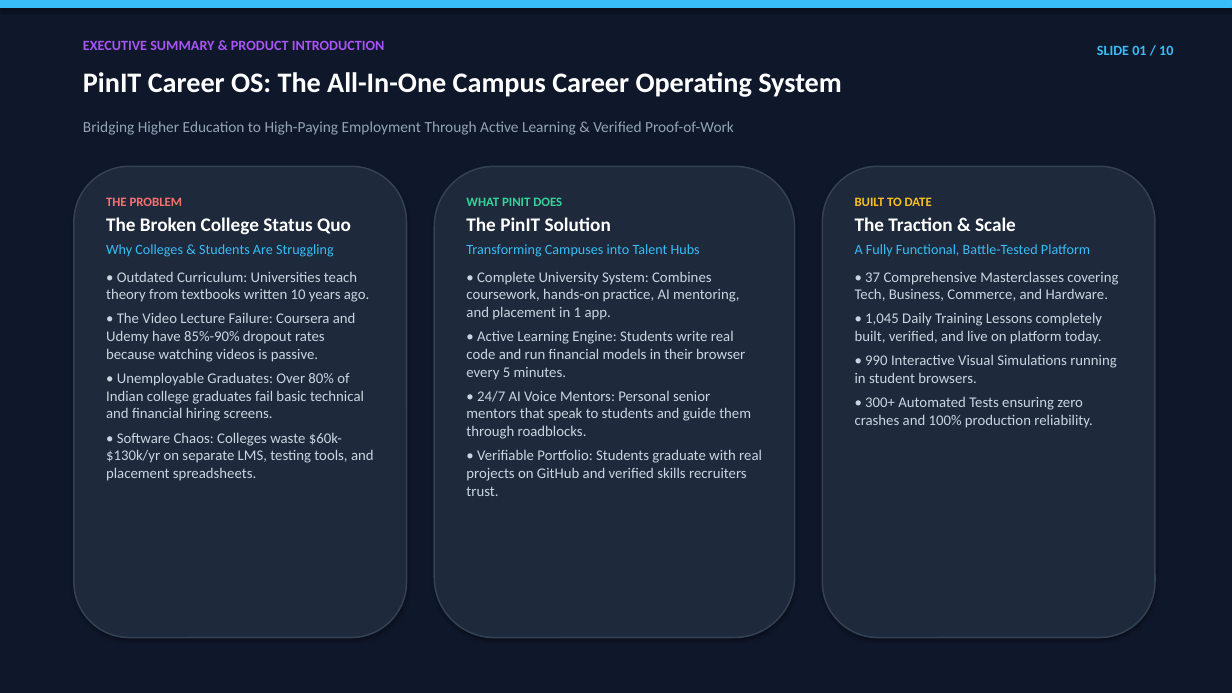
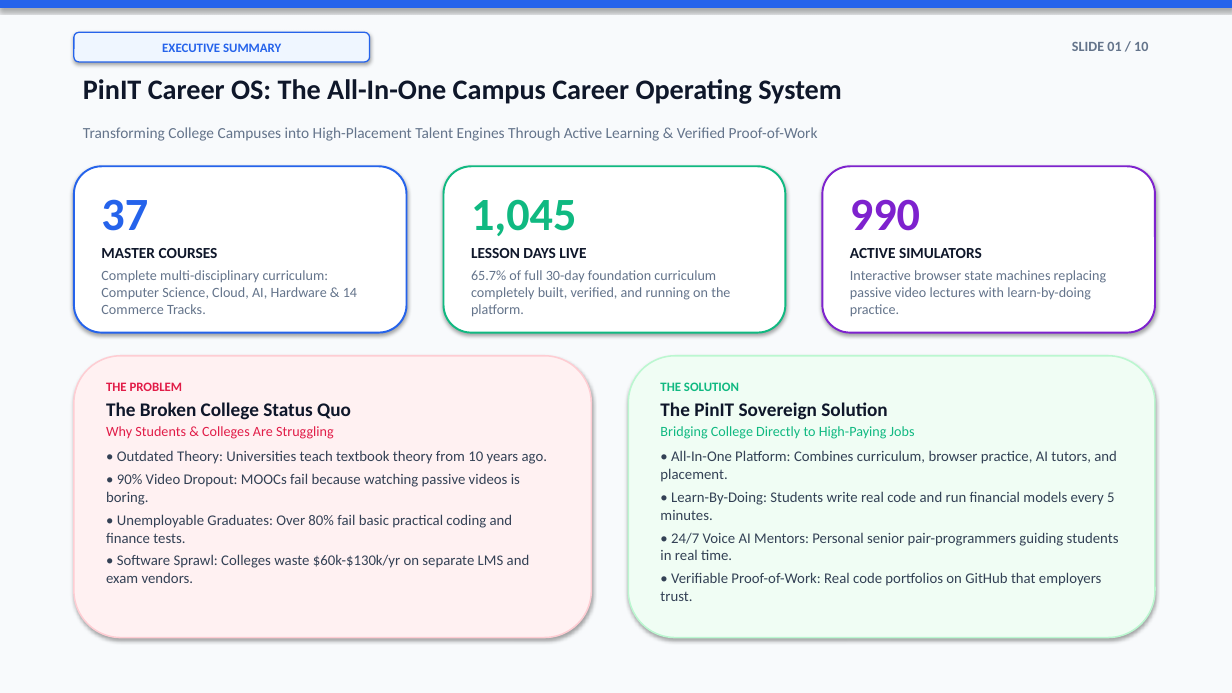
Before and after one commit to Vinay-N-Kashyap/Present-Career-os, a slide deck: slide 1 of docs/PINIT_CURRICULUM_AND_PRODUCT_10_SLIDE_PITCH_DECK.pptx. Drawn at 1232x693 pixels with LibreOffice and Linux fonts; fonts in the diff are those of the drawing. Boxes give left, top, right and bottom in pixels: in the first picture for what was removed or moved away, otherwise in the second. Text is boxed around its words. In the diff, an @@ line names an element or a change of style, - is before the commit and + after.

Commit message:
feat(presentation): redesign pitch deck with executive light theme, big KPI stats, and clean visual cards (TASK-688)

```diff
--- a/docs/PINIT_CURRICULUM_AND_PRODUCT_10_SLIDE_PITCH_DECK.pptx
+++ b/docs/PINIT_CURRICULUM_AND_PRODUCT_10_SLIDE_PITCH_DECK.pptx
@@ rectangle at (0,0,1232,693): fill #0F172A to #F8FAFC; outline #0F172A 0.75 pt to #F8FAFC 0.75 pt @@
@@ rectangle at (0,0,1232,7): fill #38BDF8 to #2563EB; outline #38BDF8 0.75 pt to #2563EB 0.75 pt @@
@@ rounded rectangle added at (74,32,370,62), fill #EFF6FF, outline #2563EB 1 pt, 10 pt, text #2563EB, bold @@
+EXECUTIVE SUMMARY
@@ text removed at (83,40,385,50) @@
-EXECUTIVE SUMMARY & PRODUCT INTRODUCTION
@@ text "SLIDE 01 / 10": place and size @@
-text "SLIDE 01 / 10" at (1097,45,1173,55)
+text "SLIDE 01 / 10" at (1072,42,1148,51)
@@ text "SLIDE 01 / 10" at (1072,42,1148,51): text colour #38BDF8 to #64748B @@
@@ text "PinIT Career OS: The All-In-One ...": place and size @@
-text "PinIT Career OS: The All-In-One ..." at (83,72,842,97)
+text "PinIT Career OS: The All-In-One ..." at (83,79,842,104)
@@ text "PinIT Career OS: The All-In-One ..." at (83,79,842,104): text colour #FFFFFF to #0F172A @@
@@ text at (83,127,818,141): text changed; text colour #94A3B8 to #64748B @@
-Bridging Higher Education to High-Paying Employment Through Active Learning & Verified Proof-of-Work
+Transforming College Campuses into High-Placement Talent Engines Through Active Learning & Verified Proof-of-Work
@@ rounded rectangle: place and size @@
-rounded rectangle at (74,166,407,638)
+rounded rectangle at (74,166,407,333)
@@ rounded rectangle at (74,166,407,333): fill #1E293B to #FFFFFF; outline #334155 1.2 pt to #2563EB 1.5 pt @@
@@ rounded rectangle: place and size @@
-rounded rectangle at (434,166,795,638)
+rounded rectangle at (444,166,786,333)
@@ rounded rectangle at (444,166,786,333): fill #1E293B to #FFFFFF; outline #334155 1.2 pt to #10B981 1.5 pt @@
@@ rounded rectangle: place and size @@
-rounded rectangle at (823,166,1155,638)
+rounded rectangle at (823,166,1155,333)
@@ rounded rectangle at (823,166,1155,333): fill #1E293B to #FFFFFF; outline #334155 1.2 pt to #7E22CE 1.5 pt @@
@@ text added at (101,199,357,314), 11 pt, text #64748B @@
+37
+MASTER COURSES
+Complete multi-disciplinary curriculum: Computer Science, Cloud, AI, Hardware & 14 Commerce Tracks.
@@ text at (471,199,730,317): text changed; size 11.5 to 11 pt; text colour #CBD5E1 to #64748B @@
-WHAT PINIT DOES
-The PinIT Solution
-Transforming Campuses into Talent Hubs
-• Complete University System: Combines coursework, hands-on practice, AI mentoring, and placement in 1 app.
-• Active Learning Engine: Students write real code and run financial models in their browser every 5 minutes.
-• 24/7 AI Voice Mentors: Personal senior mentors that speak to students and guide them through roadblocks.
-• Verifiable Portfolio: Students graduate with real projects on GitHub and verified skills recruiters trust.
+1,045
+LESSON DAYS LIVE
+65.7% of full 30-day foundation curriculum completely built, verified, and running on the platform.
@@ text at (850,199,1107,316): text changed; size 11.5 to 11 pt; text colour #CBD5E1 to #64748B @@
-BUILT TO DATE
-The Traction & Scale
-A Fully Functional, Battle-Tested Platform
-• 37 Comprehensive Masterclasses covering Tech, Business, Commerce, and Hardware.
-• 1,045 Daily Training Lessons completely built, verified, and live on platform today.
-• 990 Interactive Visual Simulations running in student browsers.
-• 300+ Automated Tests ensuring zero crashes and 100% production reliability.
+990
+ACTIVE SIMULATORS
+Interactive browser state machines replacing passive video lectures with learn-by-doing practice.
@@ rounded rectangle added at (74,356,592,638), fill #FFF1F2, outline #FECDD3 1.2 pt @@
@@ rounded rectangle added at (628,356,1155,638), fill #F0FDF4, outline #BBF7D0 1.2 pt @@
@@ text "THE PROBLEM": place and size @@
-text "THE PROBLEM" at (106,197,374,481)
+text "THE PROBLEM" at (106,382,547,583)
@@ text at (106,382,351,420): text colour #F87171 to #E11D48 in "THE PROBLEM"; text colour #FFFFFF to #0F172A in "The Broken College Status Quo"; less space between paragraphs @@
@@ text added at (660,382,1119,601), 11.5 pt, text #334155 @@
+THE SOLUTION
+The PinIT Sovereign Solution
+Bridging College Directly to High-Paying Jobs
+• All-In-One Platform: Combines curriculum, browser practice, AI tutors, and placement.
+• Learn-By-Doing: Students write real code and run financial models every 5 minutes.
+• 24/7 Voice AI Mentors: Personal senior pair-programmers guiding students in real time.
+• Verifiable Proof-of-Work: Real code portfolios on GitHub that employers trust.
@@ text at (106,426,547,583): text changed; text colour #CBD5E1 to #334155 @@
-Why Colleges & Students Are Struggling
-• Outdated Curriculum: Universities teach theory from textbooks written 10 years ago.
-• The Video Lecture Failure: Coursera and Udemy have 85%-90% dropout rates because watching videos is passive.
-• Unemployable Graduates: Over 80% of Indian college graduates fail basic technical and financial hiring screens.
-• Software Chaos: Colleges waste $60k-$130k/yr on separate LMS, testing tools, and placement spreadsheets.
+Why Students & Colleges Are Struggling
+• Outdated Theory: Universities teach textbook theory from 10 years ago.
+• 90% Video Dropout: MOOCs fail because watching passive videos is boring.
+• Unemployable Graduates: Over 80% fail basic practical coding and finance tests.
+• Software Sprawl: Colleges waste $60k-$130k/yr on separate LMS and exam vendors.
```
Also in this commit, not shown: 9 other slides changed, 1 other file.
